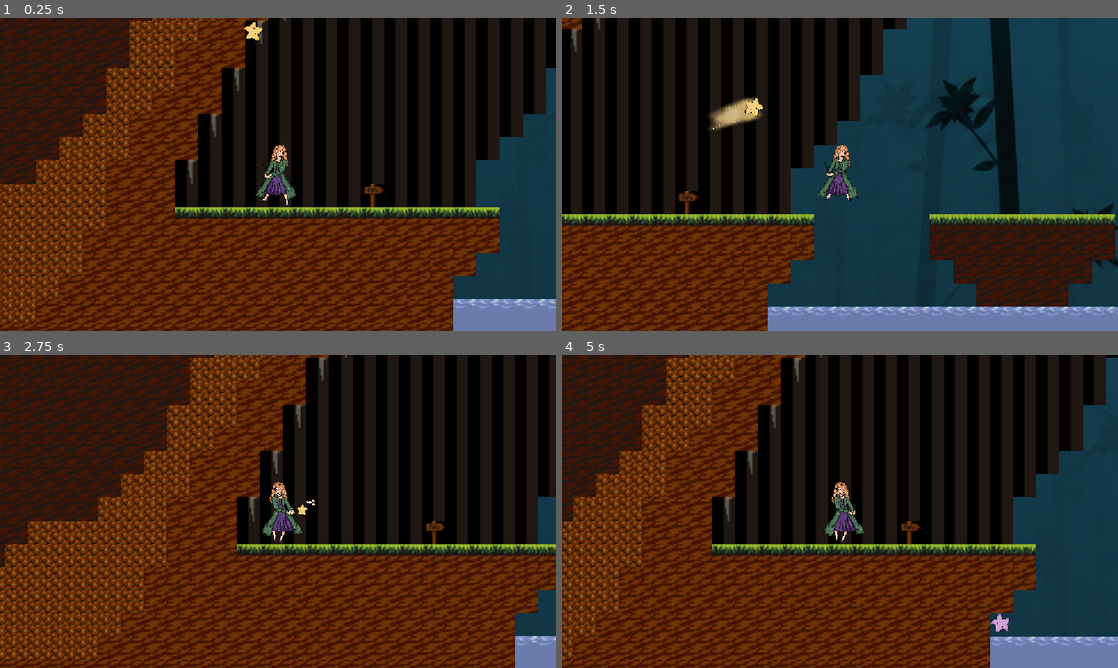
Above: before the commit, frames 1-4 (two rows, left to right).
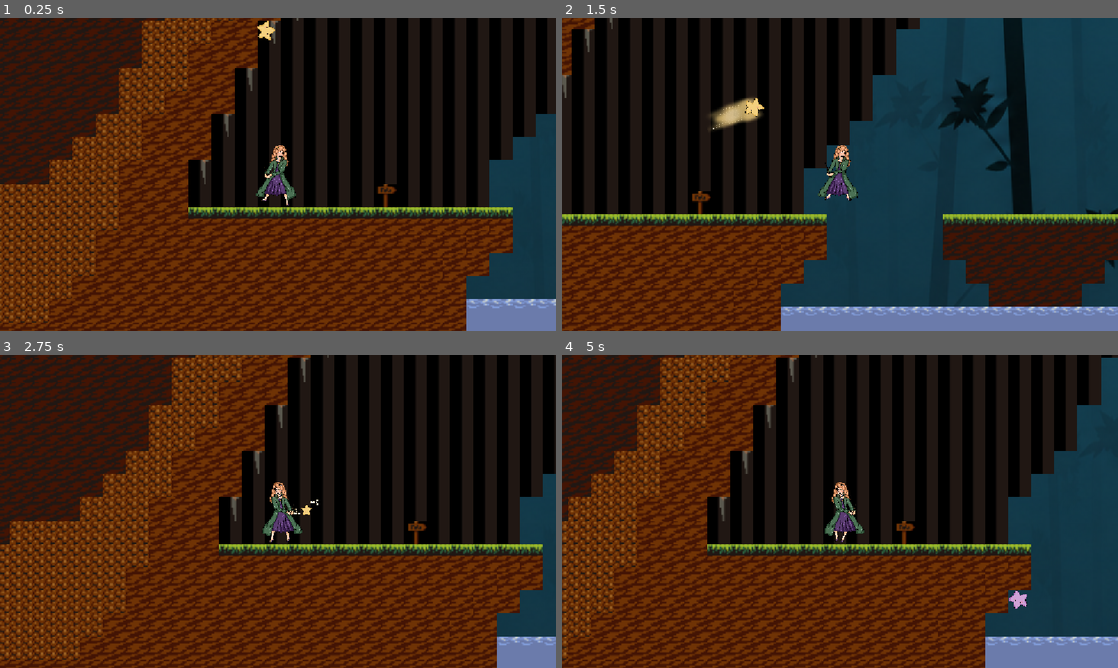
Above: after the commit, the same moments.

Repository: marist-spc/Wanderstar
Game: Godot game, scene res://level1.tscn
The game is run twice, just before and just after one commit, with the same random seed, the same clock (stepped at 60 frames per second) and the same inputs.
Inputs (mouse positions are in pixels of both pictures, inside the frame that each line leads up to):
- Up to frame 1 (0.25 s): no input
- Up to frame 2 (1.5 s): tap Enter at 0.5 s; move the mouse to (962, 158) at 0.52 s; hold Right mouse button (move_star) 0.53-1.28 s; hold D (move_right) from 0.53 s (still down); tap Space (jump) at 0.77 s; move the mouse to (728, 190) at 1.27 s; click (728, 190) at 1.35 s
- Up to frame 3 (2.75 s): tap Space (jump) at 1.52 s; move the mouse to (333, 442) at 2.02 s; release D (move_right) at 2.03 s; hold A (move_left) from 2.03 s (still down); hold Q (star_return) from 2.03 s (still down)
- Up to frame 4 (5 s): move the mouse to (812, 574) at 2.77 s; release A (move_left) at 2.78 s; release Q (star_return) at 2.78 s; hold D (move_right) 2.78-4.28 s; tap E (swap_star) at 2.85 s; tap Space (jump) at 3.02, 3.77, 4.52 s; move the mouse to (1006, 558) at 3.52 s; hold Right mouse button (move_star) 3.53-4.28 s; move the mouse to (673, 464) at 4.27 s; hold A (move_left) from 4.28 s (still down); click (673, 464) at 4.35 s

The runs differ from the first frame. In frame 1, 55% of the frame differs, in the area x 0-100%, y 0-100%; in frame 2, 44%; in frame 3, 44%; in frame 4, 37%.

Commit message:
Boss Takes Damage

Diff:
--- a/level1.tscn
+++ b/level1.tscn
@@ -44,7 +44,7 @@
 tile_map_data = PackedByteArray("AAAHABoAAgAJAAgAAAAIABoAAgAJAAgAAAAJABoAAgAJAAgAAAAKABoAAgAJAAgAAAALABoAAgAJAAgAAAAMAB …(69168 unchanged characters)…
 
 [node name="Wander" parent="." unique_id=544053539 instance=ExtResource("4_v8kj3")]
-position = Vector2(183, 394)
+position = Vector2(174, 392)
 
 [node name="Star" parent="." unique_id=33048179 node_paths=PackedStringArray("wander") instance=ExtResource("5_crycw")]
 position = Vector2(207, 366)
--- a/woodknight.gd
+++ b/woodknight.gd
@@ -1,17 +1,7 @@
 extends CharacterBody2D
 
 #projectile launch
-var health = 3
-		#
-#func _physics_process(delta: float): #Basic Goomba Code
-	#
-	#if direction == -1:
-		#$AnimatedSprite2D.flip_h = false
-		#$RayCast2D.position.x == $Body.shape.get_rect().size.x
-	#else:
-		#$AnimatedSprite2D.flip_h = true
-		#$RayCast2D.position.x == $Body.shape.get_rect().size.x
-	#$AnimatedSprite2D.play("walk")
+var health = 15
 
 @export var speed: float = 75.0
 
@@ -21,9 +11,25 @@
 	global_rotation = 0.0
 
 func _physics_process(delta: float) -> void:
-	# Increase the mob's progress along the path by speed * time
+	# Increase the knight's progress along the path by speed * time
 	path_follow.progress += speed * delta
-	$AnimatedSprite2D.rotation = 0
+
+@export var mob_scene: PackedScene
+
+#func _on_mob_timer_timeout(): #Spawns Projectiles
+	#var mob = projectile_scene.instantiate()
+	## Choose a random location on the SpawnPath.
+	## We store the reference to the SpawnLocation node.
+	#var mob_spawn_location = Woodknight
+	## And give it a random offset.
+	#mob_spawn_location.progress_ratio = randf()
+#
+	#var player_position = $Player.position
+	#
+	#mob.initialize(mob_spawn_location.position, player_position)
+	## Spawn the mob by adding it to the Main scene.
+	#add_child(mob)
+	## We connect the mob to the score label to update the score upon squashing one.
 
 func _on_area_2d_area_shape_entered(area_rid: RID, area: Area2D, area_shape_index: int, local_shape_index: int) -> void:
 	health -= 1
--- a/woodknight.tscn
+++ b/woodknight.tscn
@@ -33,7 +33,8 @@
 [sub_resource type="RectangleShape2D" id="RectangleShape2D_tumr7"]
 
 [node name="Woodknight" type="CharacterBody2D" unique_id=544053539]
-collision_mask = 2
+collision_layer = 8
+collision_mask = 7
 script = ExtResource("1_1gm4f")
 
 [node name="CollisionShape2D" type="CollisionShape2D" parent="." unique_id=835264170]
@@ -47,16 +48,19 @@
 frame_progress = 0.93344706
 offset = Vector2(40, 0)
 
-[node name="Hit Box" type="Area2D" parent="." unique_id=2109985375]
-collision_mask = 8
+[node name="Area2D" type="Area2D" parent="." unique_id=2109985375]
+collision_layer = 8
+collision_mask = 4
 
-[node name="CollisionShape2D" type="CollisionShape2D" parent="Hit Box" unique_id=1612464714]
+[node name="CollisionShape2D" type="CollisionShape2D" parent="Area2D" unique_id=1612464714]
 scale = Vector2(0.9, 2)
 shape = SubResource("RectangleShape2D_tumr7")
 
-[node name="DamageTimer" type="Timer" parent="." unique_id=900452409]
+[node name="ProjectileTimer" type="Timer" parent="." unique_id=1675093353]
+
+[node name="DamageTaken" type="Timer" parent="." unique_id=825346382]
 wait_time = 0.1
 one_shot = true
 
-[connection signal="area_shape_entered" from="Hit Box" to="." method="_on_hit_box_area_shape_entered"]
-[connection signal="timeout" from="DamageTimer" to="." method="_on_damage_timer_timeout"]
+[connection signal="area_shape_entered" from="Area2D" to="." method="_on_area_2d_area_shape_entered"]
+[connection signal="timeout" from="DamageTaken" to="." method="_on_damage_taken_timeout"]
